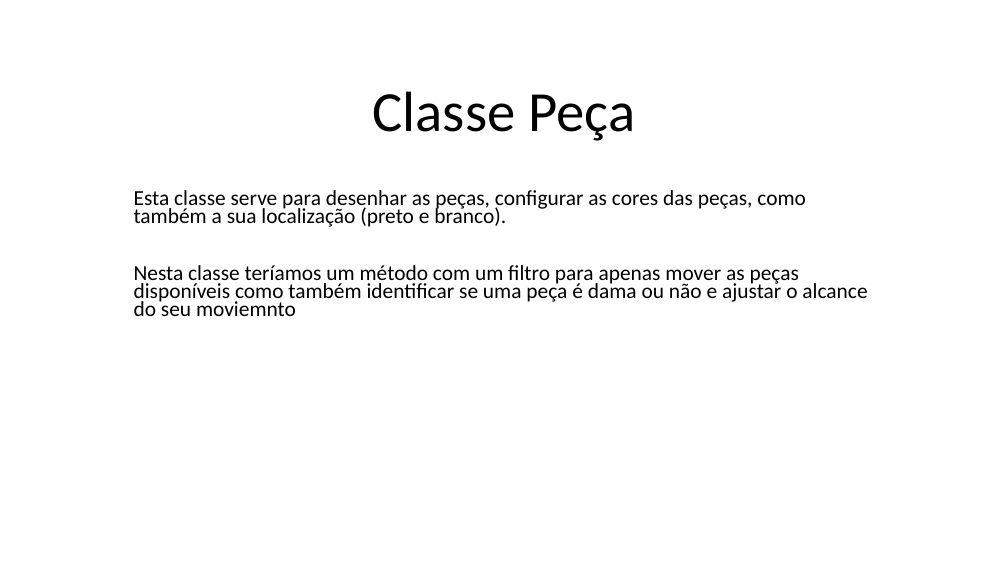
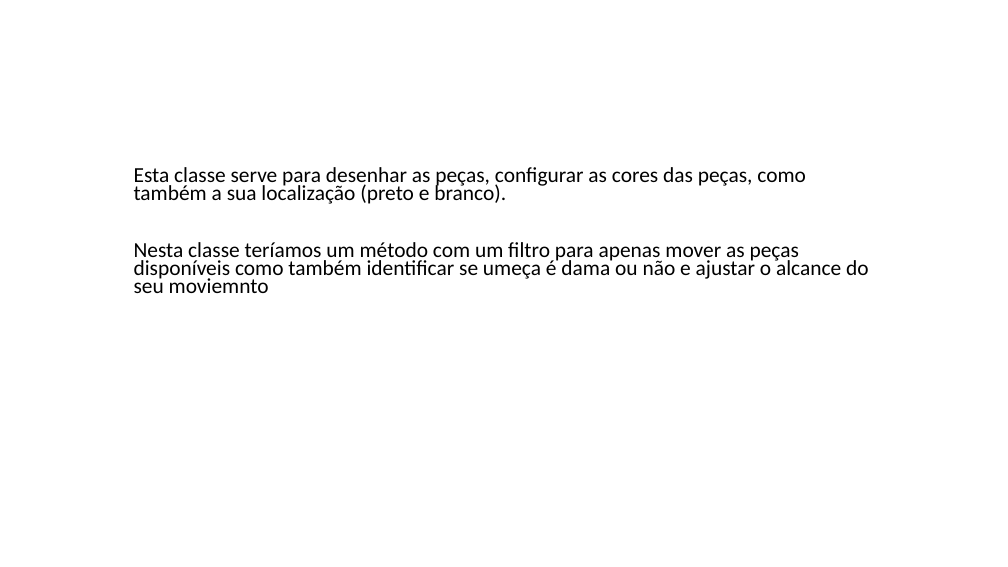
Before and after one commit to wolfmanPires/LDP, a slide deck: slide 3 of Damas.pptx. Drawn at 1008x567 pixels with LibreOffice and Linux fonts; fonts in the diff are those of the drawing. Boxes give left, top, right and bottom in pixels: in the first picture for what was removed or moved away, otherwise in the second. Text is boxed around its words. In the diff, an @@ line names an element or a change of style, - is before the commit and + after.

```diff
--- a/Damas.pptx
+++ b/Damas.pptx
@@ title removed at bbox=[373, 91, 635, 141] @@
-Classe Peça
@@ subtitle "Esta classe serve para desenhar ...": place and size @@
-subtitle "Esta classe serve para desenhar ..." at bbox=[134, 190, 867, 316]
+subtitle "Esta classe serve para desenhar ..." at bbox=[134, 167, 869, 293]
@@ subtitle at bbox=[134, 242, 869, 293]: text changed @@
-Nesta classe teríamos um método com um filtro para apenas mover as peças disponíveis como também identificar se uma peça é dama ou não e ajustar o alcance do seu moviemnto
+Nesta classe teríamos um método com um filtro para apenas mover as peças disponíveis como também identificar se umeça é dama ou não e ajustar o alcance do seu moviemnto
```
Also in this commit, not shown: 4 other slides changed, 1 slide added, 1 slide removed.
